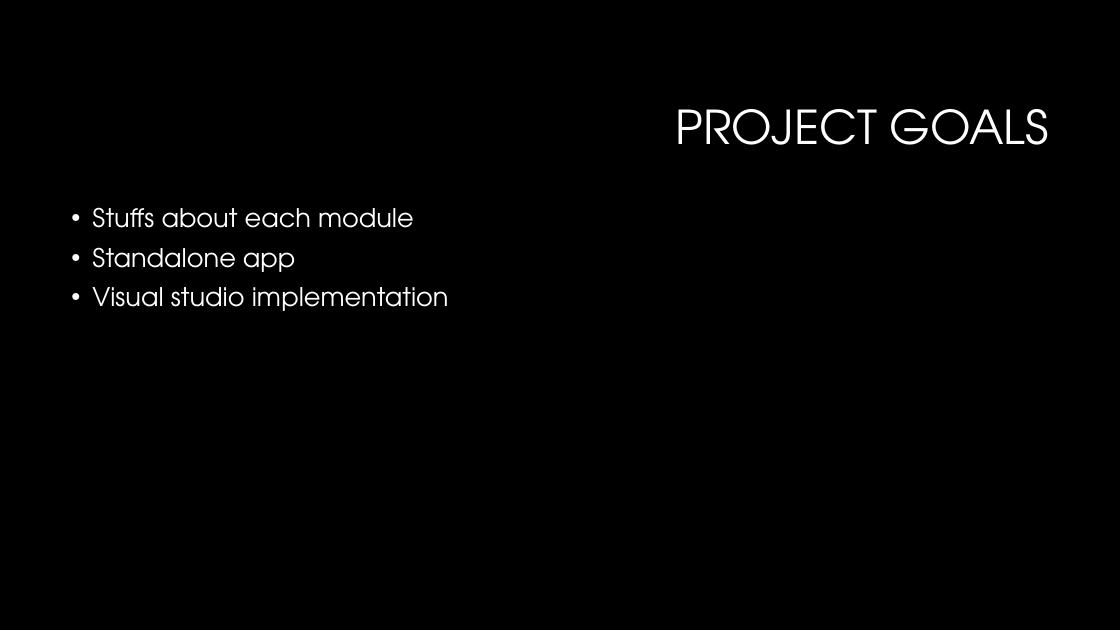
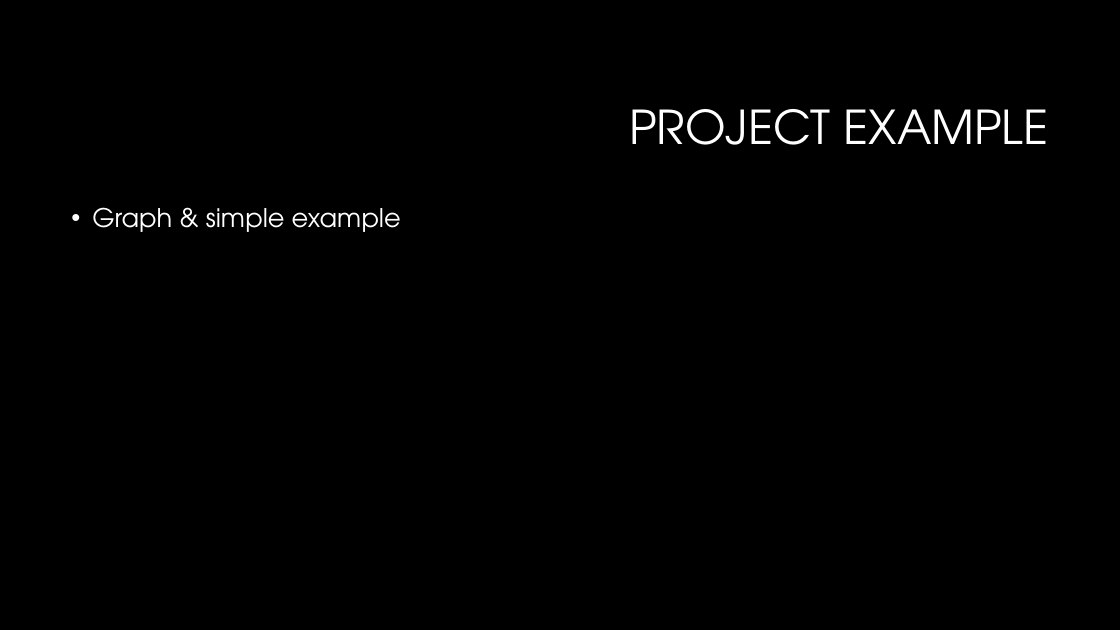
Before and after one commit to rtedeschi/CASP, a slide deck: slide 5 of Weekly Updates/Final Presentation/CASP Final.pptx. Drawn at 1120x630 pixels with LibreOffice and Linux fonts; fonts in the diff are those of the drawing; background and template pictures are left out. Boxes give left, top, right and bottom in pixels: in the first picture for what was removed or moved away, otherwise in the second. Text is boxed around its words. In the diff, an @@ line names an element or a change of style, - is before the commit and + after.

```diff
--- a/Weekly Updates/Final Presentation/CASP Final.pptx
+++ b/Weekly Updates/Final Presentation/CASP Final.pptx
@@ title at [629,109,1049,145]: text changed @@
-PROJECT GOALS
+PROJECT EXAMPLE
@@ text at [92,207,401,232]: text changed @@
-• Stuffs about each module
-• Standalone app
-• Visual studio implementation
+• Graph & simple example
```
Also in this commit, not shown: 3 other slides changed, 2 slides removed, 18 other files.
